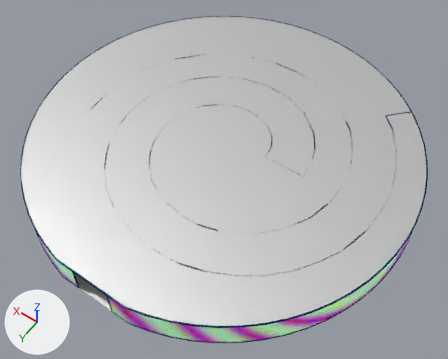
Renders of the Blender file Assets/Meshes/LevelDesignSpiral.blend from each side of a commit.
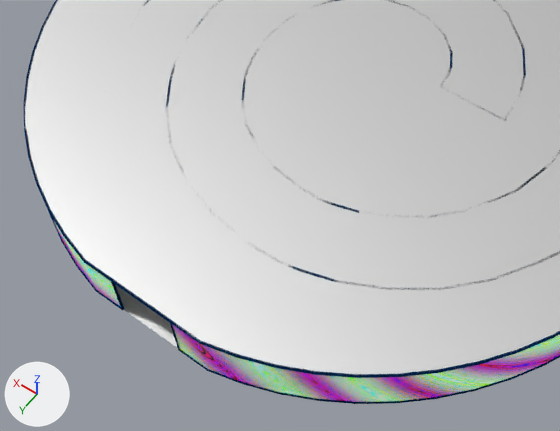
Each version appears first whole from a camera (50 mm lens) standing at (-13.9, 31.09, 50.29) and looking at (7.01, 1.81, 4.27), and next in a close-up on the part from 1% to 75% of the width and 30% to 100% of the height. Every picture has the same lights, and +X, +Y and +Z are marked at lower left.
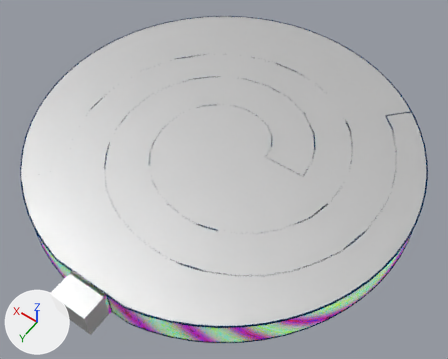
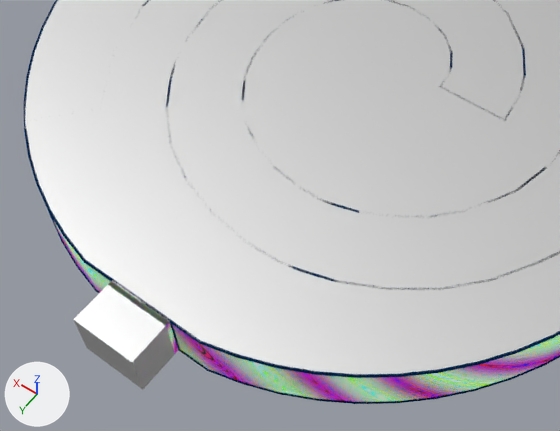
Boxes (x1, y1, x2, y2) around the edits, measured in the close-ups (560 x 431 px):
'Circle.006', added: after (73, 285, 175, 389)
'Circle.005', added: after (137, 303, 178, 354)
'Circle.004', added: after (109, 282, 138, 305)
part 1 of me_circle, added: after (108, 280, 169, 325)

Diff of the bpy script that builds the scene:
```diff
--- a/Assets/Meshes/LevelDesignSpiral.blend.py
+++ b/Assets/Meshes/LevelDesignSpiral.blend.py
@@ me_circle @@
 me_circle.from_pydata(...)  # 130 vertices, 128 faces; spans x -18.5..18.5, y -18.5..18.2, z 0.0..2.9
 # used by ob_circle_001; location = (8.43, -0.19, 4.09)
 # verts and faces of me_circle; kept vertices keep their numbers, new ones are numbered from 130
 # before: 0 (0.0, 18.2, 0.0) at pixel (151, 329), 32 (0.0, 18.2, 2.9) at pixel (140, 300), 64 (-1.8, 18.2, 0.0) at pixel (179, 349), 95 (1.8, 18.2, 0.0) at pixel (123, 309), 96 (-1.8, 18.2, 2.9) at pixel (170, 320)
 # before: 127 (1.8, 18.2, 2.9) at pixel (112, 280)
+# me_circle part 1
+for new, old in zip([*range(130, 136)], [0, 32, 64, 95, 96, 127]): verts[new] = verts[old] + (0.0, 0.3, 0.0)
+faces += [(32, 96, 134, 131), (0, 95, 133, 130), (32, 131, 135, 127), (0, 130, 132, 64)]
 me_circle.materials.append(mat_floor)
@@ me_circle_005 @@
+me_circle_005.from_pydata([(1.81, 20.66, 2.87), (-1.81, 20.66, 2.87), (1.81, 20.66, 0.0), (-1.81, 20.66, 0.0), (-1.81, 18.45, 0.0), (1.81, 18.45, 0.0), (-1.81, 18.45, 2.87), (1.81, 18.45, 2.87)], [], [(0, 1, 3, 2), (4, 5, 2, 3), (6, 1, 0, 7), (5, 7, 0, 2), (4, 3, 1, 6)])
+me_circle_005.materials.append(mat_floor)  # its picture is missing
@@ me_circle_004 @@
+me_circle_004.from_pydata(...)  # 10 vertices, 7 faces; spans x -1.81..0.0, y 18.21..18.46, z 0.0..2.87
+me_circle_004.materials.append(mat_wall)  # its picture is missing
@@ me_circle_001 @@
+me_circle_001.from_pydata(...)  # 10 vertices, 7 faces; spans x 0.0..1.81, y 18.21..18.46, z 0.0..2.87
+me_circle_001.materials.append(mat_wall)  # its picture is missing
@@ ob_circle_006 @@
+ob_circle_006 = bpy.data.objects.new('Circle.006', me_circle_005)
+ob_circle_006.location = (8.43, -0.19, 4.09)
@@ ob_circle_005 @@
+ob_circle_005 = bpy.data.objects.new('Circle.005', me_circle_004)
+ob_circle_005.location = (8.43, -0.19, 4.09)
@@ ob_circle_004 @@
+ob_circle_004 = bpy.data.objects.new('Circle.004', me_circle_001)
+ob_circle_004.location = (8.43, -0.19, 4.09)
```
